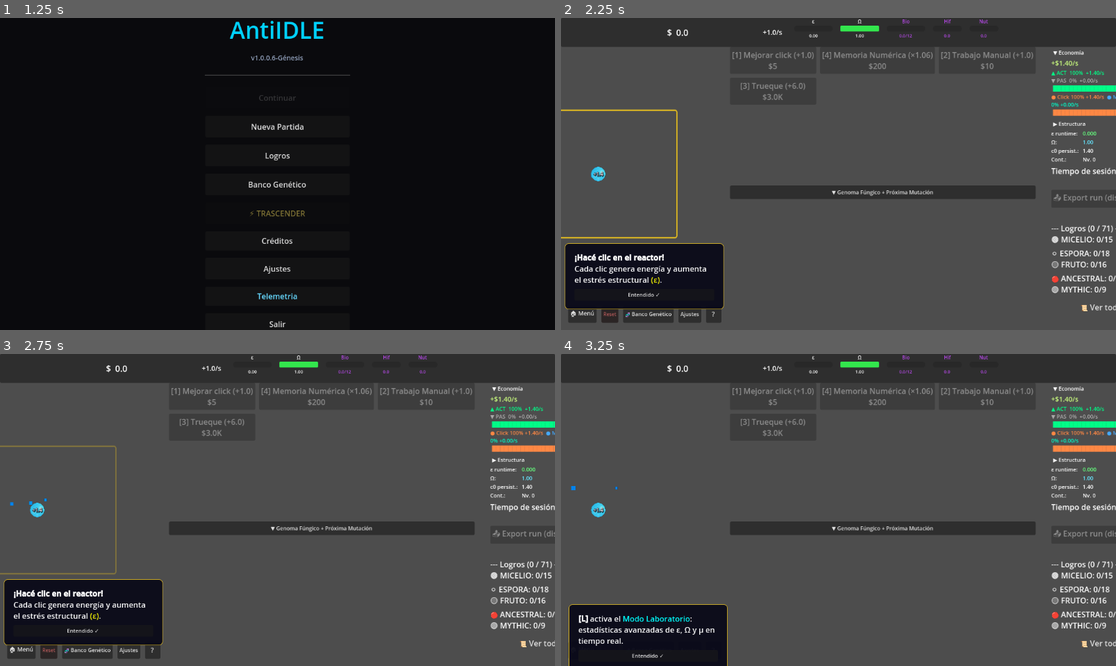
Above: before the commit, frames 1-4 (two rows, left to right).
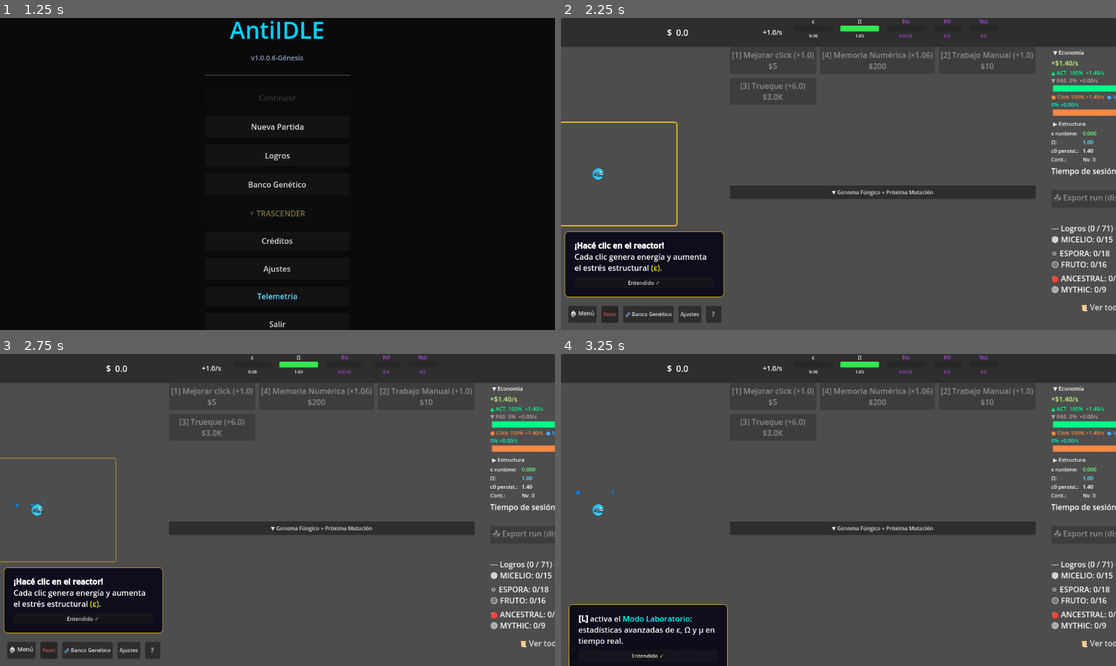
Above: after the commit, the same moments.

Repository: amurito/godot-idle-game
Game: Godot game, scene res://MainMenu.tscn
The game is run twice, just before and just after one commit, with the same random seed, the same clock (stepped at 60 frames per second) and the same inputs.
Inputs:
- Up to frame 1 (1.25 s): click "Iniciar" at 0.5 s
- Up to frame 2 (2.25 s): click "Nueva Partida" at 1.25 s; click "Empezar" at 2 s
- Up to frame 3 (2.75 s): no input
- Up to frame 4 (3.25 s): click "Entendido ✓" at 2.75 s

Frame 1 is identical in both runs. In frame 2, 3.7% of the frame differs, in the area x 0-30%, y 29-94%; in frame 3, 3.7%; in frame 4, less than 0.1%.

Commit message:
fix(reactor2d): clip_contents + tamaño reducido + núcleo más compacto
main.tscn: BigClickButton height 260→210, clip_contents=true, ReactorVisual
  centrado en (160,105) para la nueva altura.
ReactorVisual.gd: BASE_CORE_SCALE 0.35→0.22, SCALE_LOG_FACTOR 0.22→0.14,
  MAX_SCALE 3.5→1.8 — reactor más pequeño y definido, no desborda al header.

Co-Authored-By: Claude Sonnet 4.6 <noreply@anthropic.com>

Diff:
--- a/ReactorVisual.gd
+++ b/ReactorVisual.gd
@@ -10,9 +10,9 @@
 # =========================
 # CONFIG
 # =========================
-const BASE_CORE_SCALE := 0.35
-const SCALE_LOG_FACTOR := 0.22
-const MAX_SCALE := 3.5
+const BASE_CORE_SCALE := 0.22
+const SCALE_LOG_FACTOR := 0.14
+const MAX_SCALE := 1.8
 
 const PULSE_DECAY := 5.0
 const PULSE_STRENGTH := 0.35
--- a/main.tscn
+++ b/main.tscn
@@ -261,7 +261,7 @@
 alignment = 1
 
 [node name="BigClickButton" type="Button" parent="UIRootContainer/LeftPanel/CenterPanel"]
-custom_minimum_size = Vector2(320, 260)
+custom_minimum_size = Vector2(320, 210)
 layout_direction = 2
 layout_mode = 2
 size_flags_horizontal = 4
@@ -271,10 +271,11 @@
 theme_override_font_sizes/font_size = 30
 flat = true
 icon_alignment = 1
+clip_contents = true
 script = ExtResource("3_h2yge")
 
 [node name="ReactorVisual" type="Node2D" parent="UIRootContainer/LeftPanel/CenterPanel/BigClickButton"]
-position = Vector2(155, 70)
+position = Vector2(160, 105)
 script = ExtResource("4_1bvp3")
 
 [node name="Core" type="Sprite2D" parent="UIRootContainer/LeftPanel/CenterPanel/BigClickButton/ReactorVisual"]
